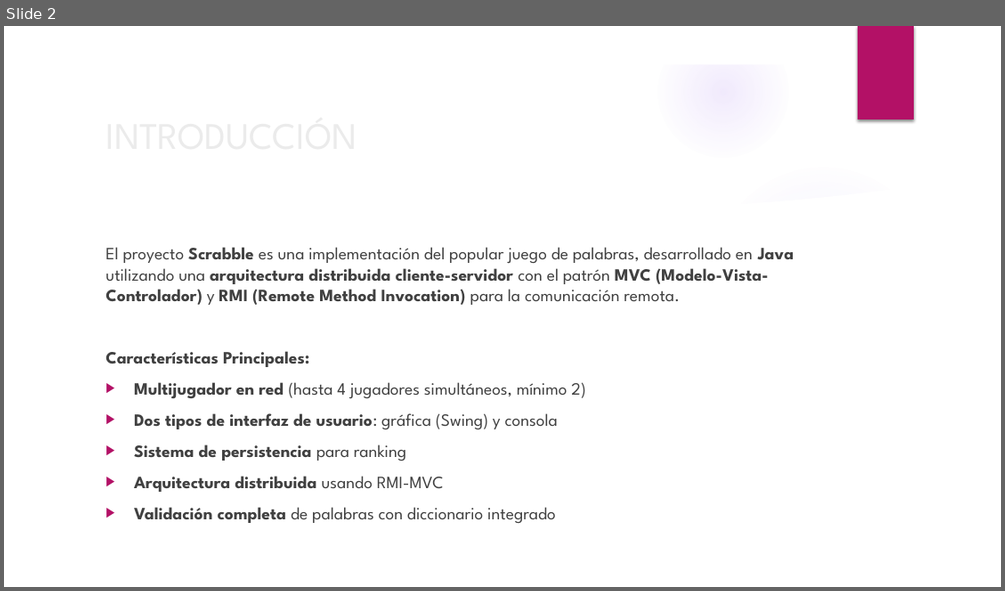
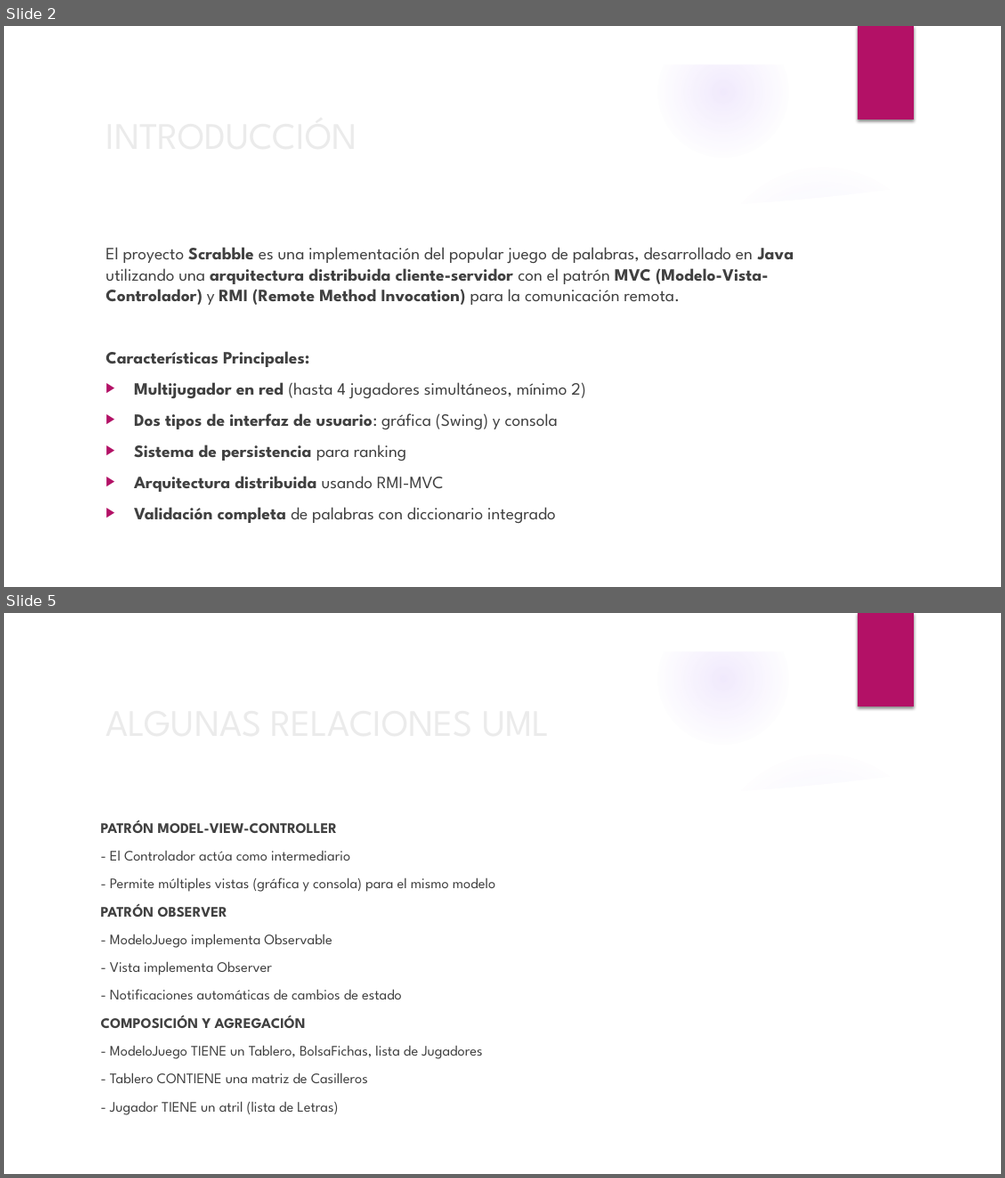
Before and after one commit to BinaryJuan/scrabble-poo, a slide deck: SCRABBLE.pptx. Shown one above the other, each under a label of ours: slide 2 before the commit, slides 2 and 5 after it; the slides between them are not shown. The pictures are 1005x591 and 1005x1178 pixels, drawn with LibreOffice and Linux fonts; fonts in the diff are those of the drawing; background and template pictures are left out. Boxes give left, top, right and bottom in pixels: in the first picture for what was removed or moved away, otherwise in the second. Text is boxed around its words. In the diff, an @@ line names an element or a change of style, - is before the commit and + after.

```diff
--- a/SCRABBLE.pptx
+++ b/SCRABBLE.pptx
@@ slide 5 added at [4,613,1001,1174], background picture (left out); not listed: 9 template elements that a slide beside it also shows @@
@@ title added at [98,692,815,750], 36 pt, text #EBEBEB @@
+ALGUNAS RELACIONES UML
@@ text added at [101,819,495,1115], 14 pt, text #404040 @@
+PATRÓN MODEL-VIEW-CONTROLLER
+- El Controlador actúa como intermediario
+- Permite múltiples vistas (gráfica y consola) para el mismo modelo
+PATRÓN OBSERVER
+- ModeloJuego implementa Observable
+- Vista implementa Observer
+- Notificaciones automáticas de cambios de estado
+COMPOSICIÓN Y AGREGACIÓN
+- ModeloJuego TIENE un Tablero, BolsaFichas, lista de Jugadores
+- Tablero CONTIENE una matriz de Casilleros
+- Jugador TIENE un atril (lista de Letras)
```
Also in this commit, not shown: 13 slides changed, 2 other slides added, 1 slide removed, 3 other files.
